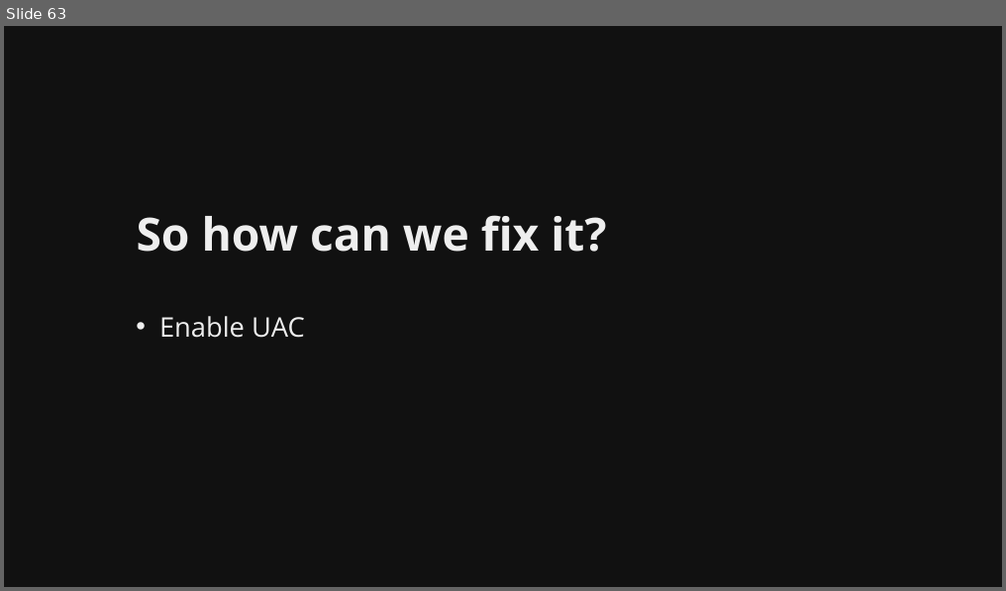
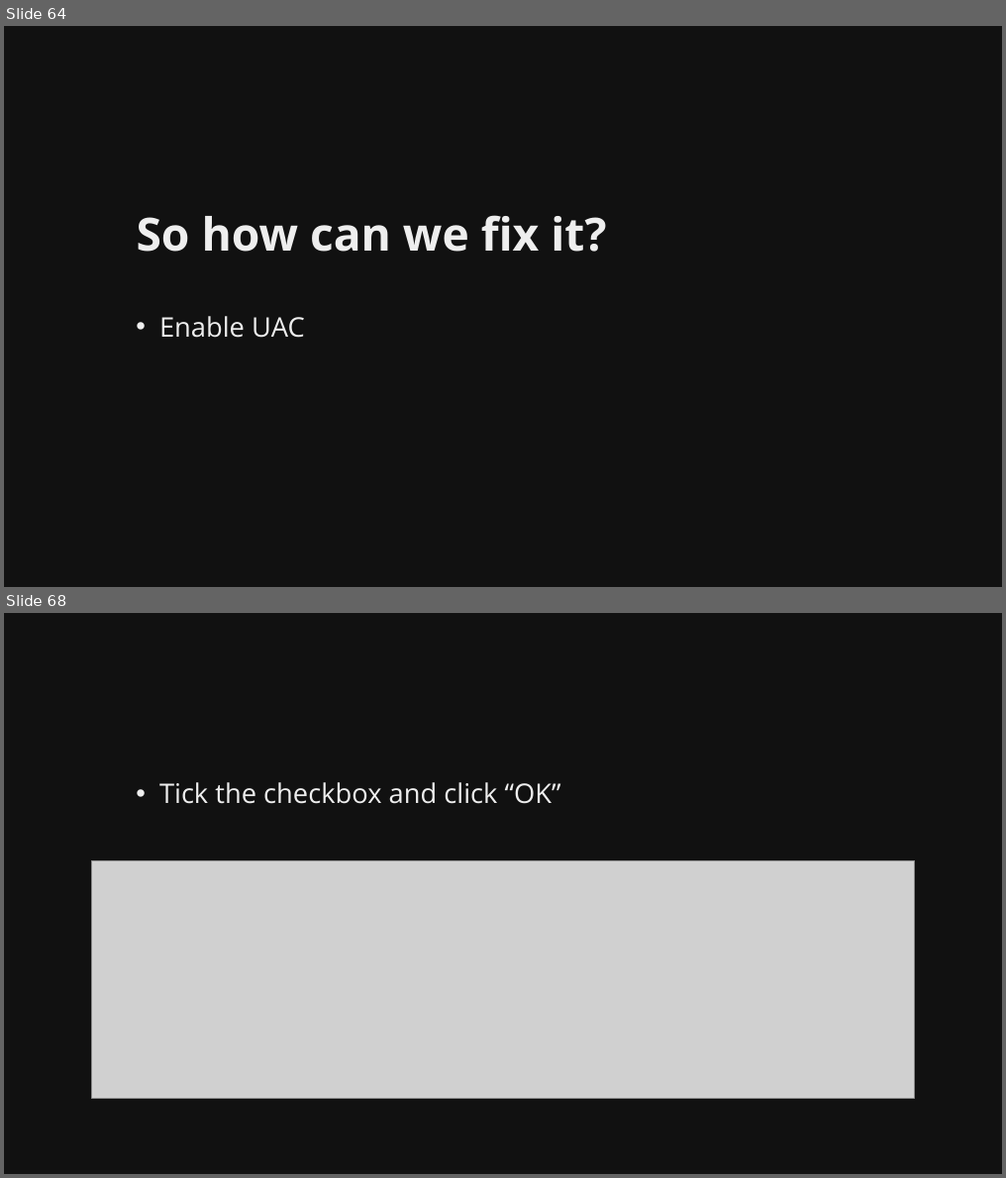
Before and after one commit to martymcflywa/ecu, a slide deck: year_1/sem_2/CSI1101_computer_security/0b_assignment_2_[22MAY15_0900]/dev/CSI1101_PONCE_A2_v01.pptx. Shown one above the other, each under a label of ours: slide 63 before the commit, slides 64 and 68 after it; the slides between them are not shown. The pictures are 1006x591 and 1006x1178 pixels, drawn with LibreOffice and Linux fonts; fonts in the diff are those of the drawing; grey boxes stand for pictures. Boxes give left, top, right and bottom in pixels: in the first picture for what was removed or moved away, otherwise in the second. Text is boxed around its words. In the diff, an @@ line names an element or a change of style, - is before the commit and + after.

```diff
--- a/year_1/sem_2/CSI1101_computer_security/0b_assignment_2_[22MAY15_0900]/dev/CSI1101_PONCE_A2_v01.pptx
+++ b/year_1/sem_2/CSI1101_computer_security/0b_assignment_2_[22MAY15_0900]/dev/CSI1101_PONCE_A2_v01.pptx
@@ slide 68 added at <box>4,613,1002,1174</box>, background #111111 @@
@@ text added at <box>159,782,561,804</box>, 26 pt, text #EEEEEE @@
+• Tick the checkbox and click “OK”
@@ picture added at <box>91,861,915,1099</box> @@
@@ what was slide 63 is now slide 64 @@
```
Also in this commit, not shown: 9 slides changed, 9 other slides added, 5 other files.
